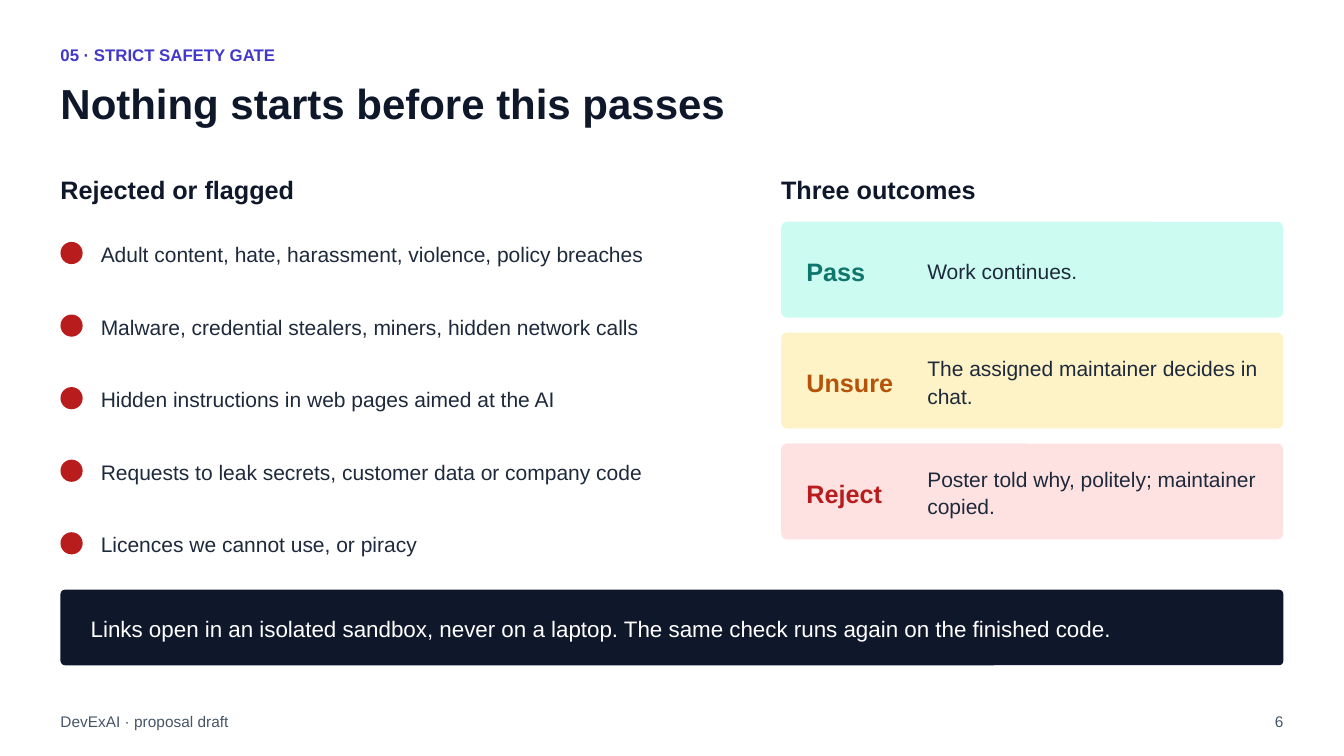
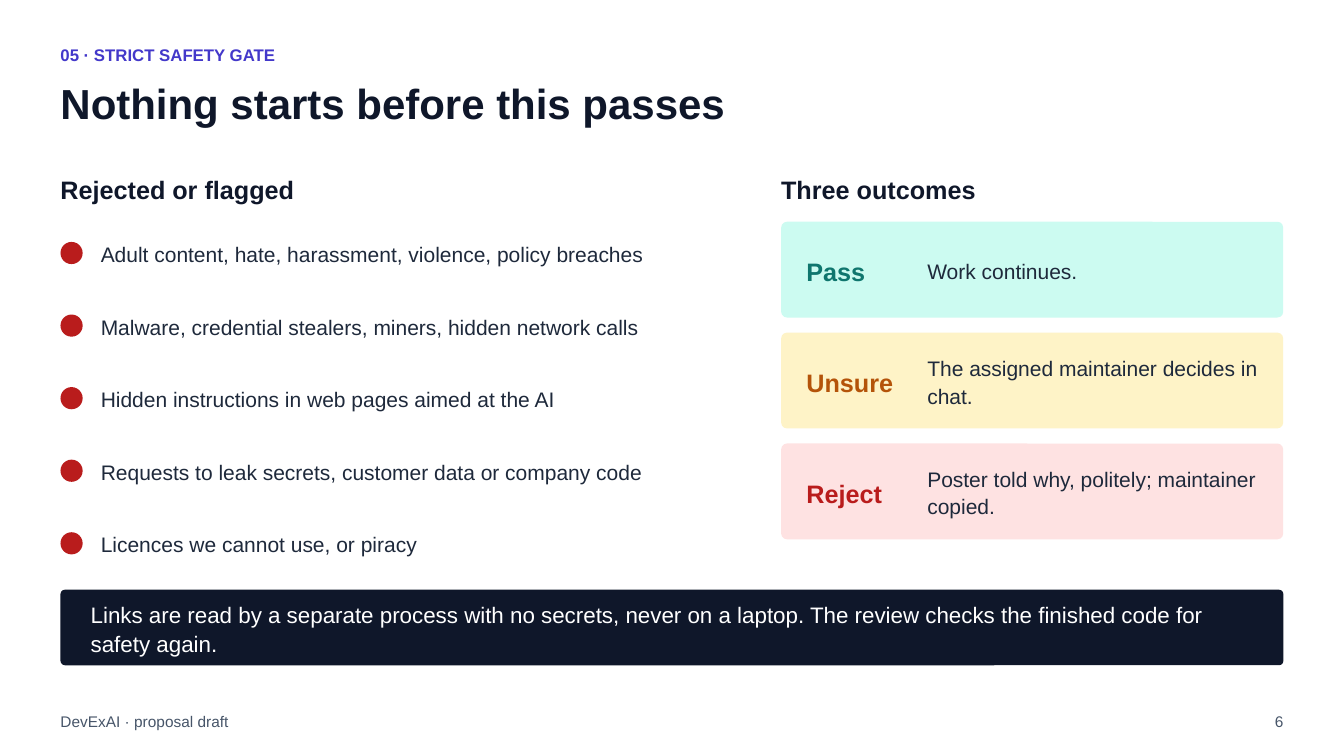
Before and after one commit to raghavsatyadev/DevExAI, a slide deck: slide 6 of DevExAI.pptx. Drawn at 1344x756 pixels with LibreOffice and Linux fonts; fonts in the diff are those of the drawing. Boxes give left, top, right and bottom in pixels: in the first picture for what was removed or moved away, otherwise in the second. Text is boxed around its words. In the diff, an @@ line names an element or a change of style, - is before the commit and + after.

```diff
--- a/DevExAI.pptx
+++ b/DevExAI.pptx
@@ text at bbox=[91, 606, 1202, 657]: text changed @@
-Links open in an isolated sandbox, never on a laptop. The same check runs again on the finished code.
+Links are read by a separate process with no secrets, never on a laptop. The review checks the finished code for safety again.
```
Also in this commit, not shown: 13 other slides changed, 3 other files.
